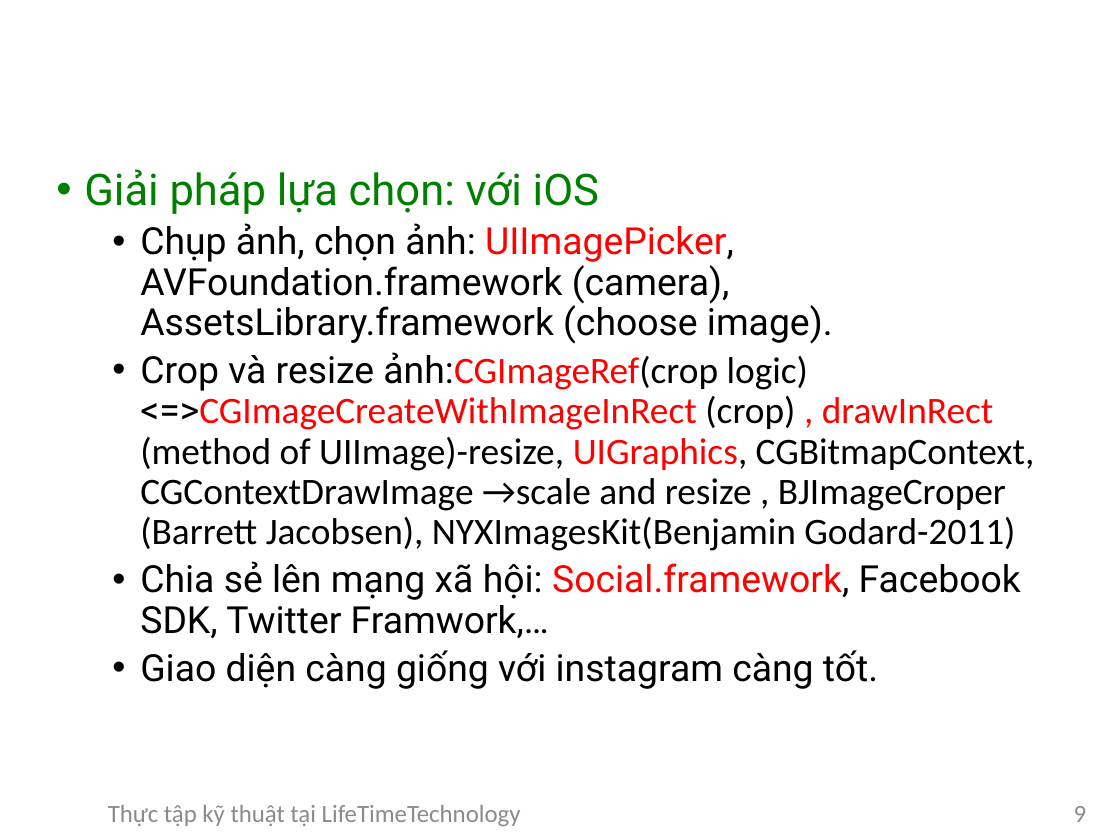
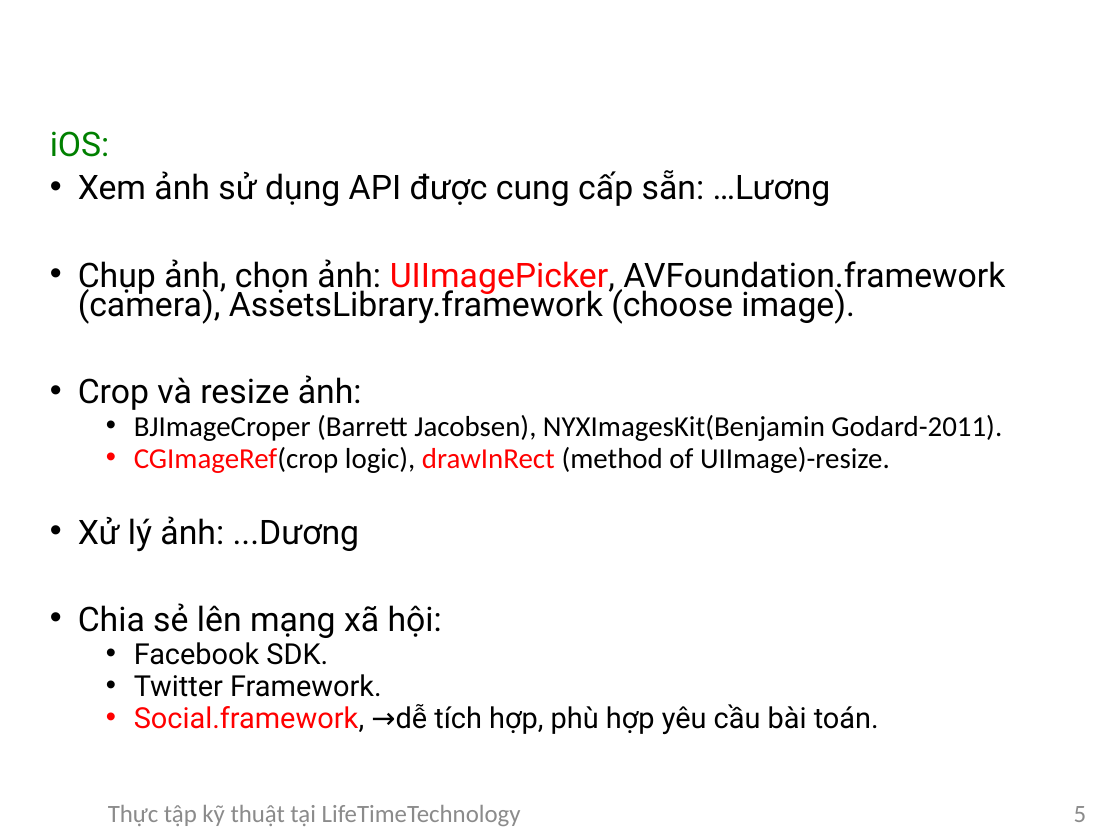
Before and after one commit to DaoVanDuong/baocaoThucTap, a slide deck: slide 5 of baocaoThucTap.pptx (slide 9 before the commit). Drawn at 1120x840 pixels with LibreOffice and Linux fonts; fonts in the diff are those of the drawing; background and template pictures are left out. Boxes give left, top, right and bottom in pixels: in the first picture for what was removed or moved away, otherwise in the second. Text is boxed around its words. In the diff, an @@ line names an element or a change of style, - is before the commit and + after.

Commit message:
add

```diff
--- a/baocaoThucTap.pptx
+++ b/baocaoThucTap.pptx
@@ text "iOS:": place and size @@
-text "iOS:" at <box>84,169,1035,689</box>
+text "iOS:" at <box>50,131,1005,734</box>
@@ text at <box>50,131,831,206</box>: text changed; size 28 to 21.7 pt; text colour #008000 to #000000 @@
-• Giải pháp lựa chọn: với iOS
+iOS:
+• Xem ảnh sử dụng API được cung cấp sẵn: …Lương
@@ text at <box>78,259,1005,324</box>: size 24 to 21.7 pt in "Chụp ảnh, chọn ảnh: UIImagePicker, AVFoundation.framework (c ..."; list level 2 to 1 in "Chụp ảnh, chọn ảnh: UIImagePicker, ..."; line spacing 0.9 to 0.7 @@
@@ text at <box>78,375,1002,734</box>: text changed; size 24 to 18.6 pt; font Calibri to Roboto @@
-  • Crop và resize ảnh:CGImageRef(crop logic) <=>CGImageCreateWithImageInRect (crop) , drawInRect (method of UIImage)-resize, UIGraphics, CGBitmapContext, CGContextDrawImage →scale and resize , BJImageCroper (Barrett Jacobsen), NYXImagesKit(Benjamin Godard-2011)
-  • Chia sẻ lên mạng xã hội: Social.framework, Facebook SDK, Twitter Framwork,…
-  • Giao diện càng giống với instagram càng tốt.
+• Crop và resize ảnh:
+  • BJImageCroper (Barrett Jacobsen), NYXImagesKit(Benjamin Godard-2011).
+  • CGImageRef(crop logic), drawInRect (method of UIImage)-resize.
+• Xử lý ảnh: ...Dương
+• Chia sẻ lên mạng xã hội:
+  • Facebook SDK.
+  • Twitter Framework.
+  • Social.framework, →dễ tích hợp, phù hợp yêu cầu bài toán.
@@ page number at <box>1074,806,1087,822</box>: text changed @@
-9
+5
```
Also in this commit, not shown: 5 other slides changed, 1 slide added, 4 slides removed.
